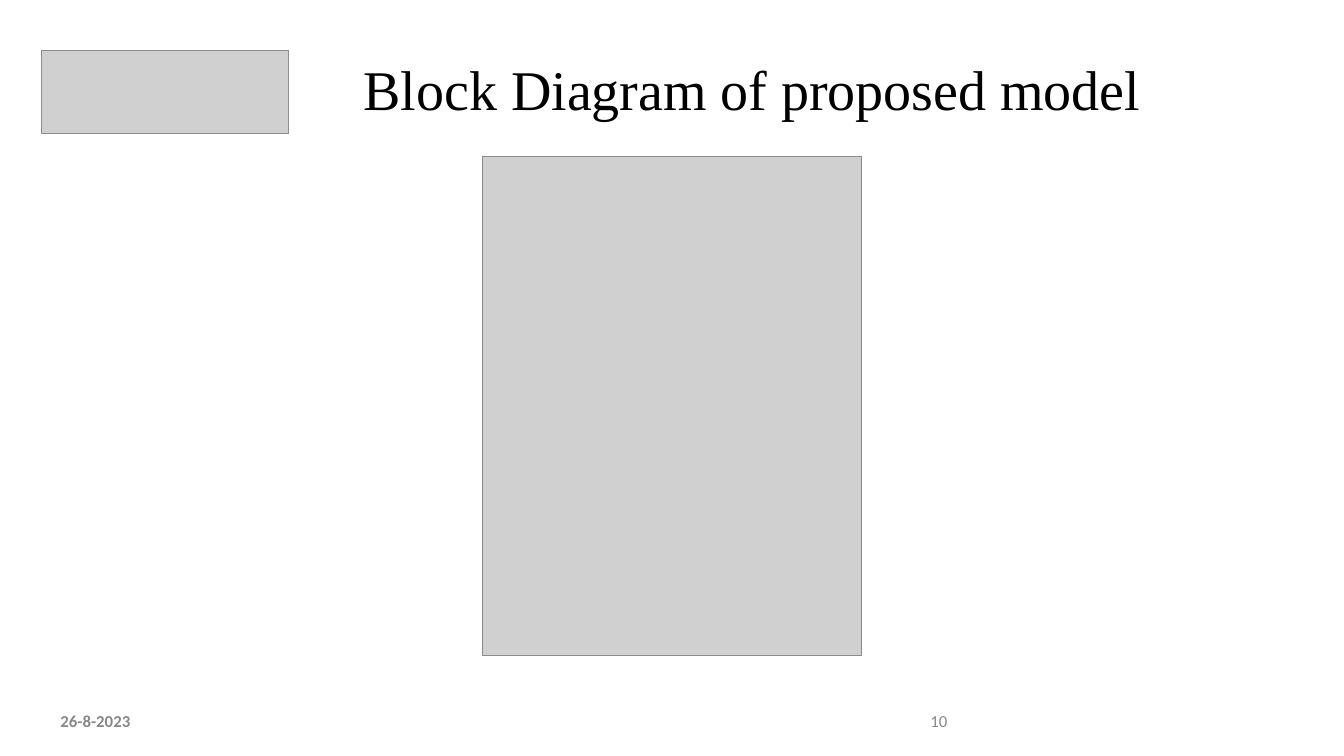
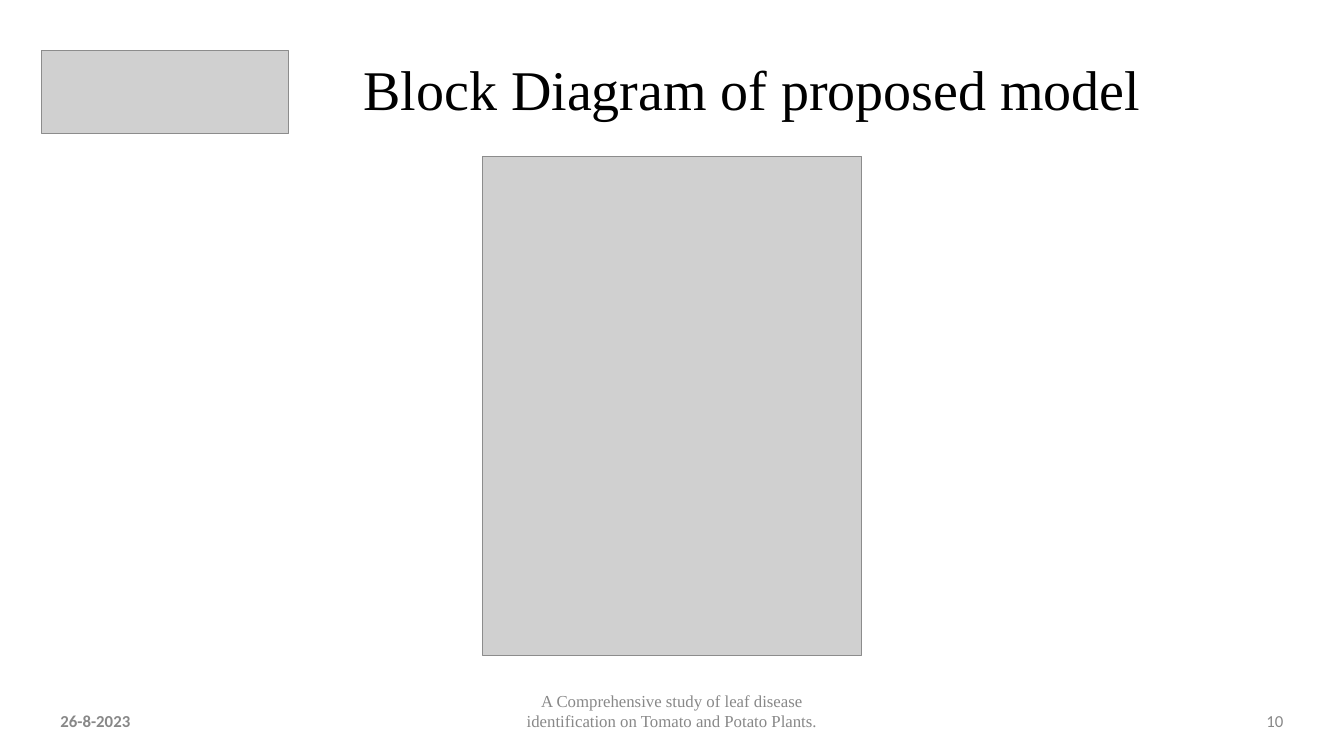
Before and after one commit to akshkalyani/Minor-Project, a slide deck: slide 10 of 1st review/First Review Minor Project.pptx. Drawn at 1344x756 pixels with LibreOffice and Linux fonts; fonts in the diff are those of the drawing; grey boxes stand for pictures. Boxes give left, top, right and bottom in pixels: in the first picture for what was removed or moved away, otherwise in the second. Text is boxed around its words. In the diff, an @@ line names an element or a change of style, - is before the commit and + after.

```diff
--- a/1st review/First Review Minor Project.pptx
+++ b/1st review/First Review Minor Project.pptx
@@ text added at (527,695,816,727), 12 pt, text #888888 @@
+A Comprehensive study of leaf disease identification on Tomato and Potato Plants.
@@ page number: place and size @@
-page number at (930,716,947,727)
+page number at (1266,716,1283,727)
```
Also in this commit, not shown: 12 other slides changed, 1 slide removed.
